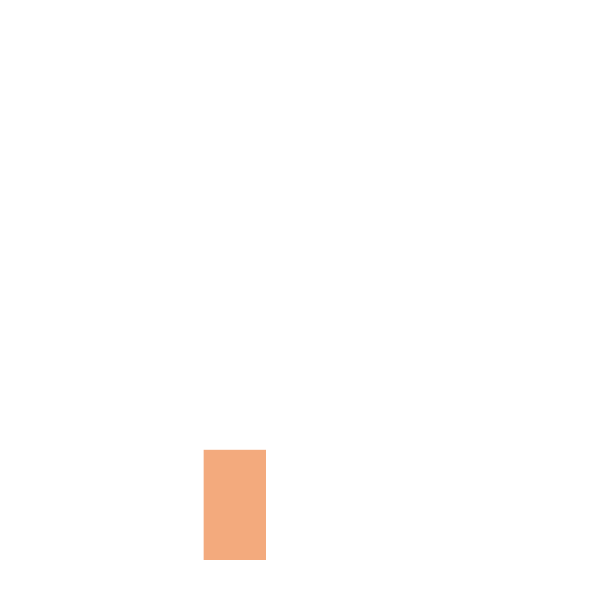
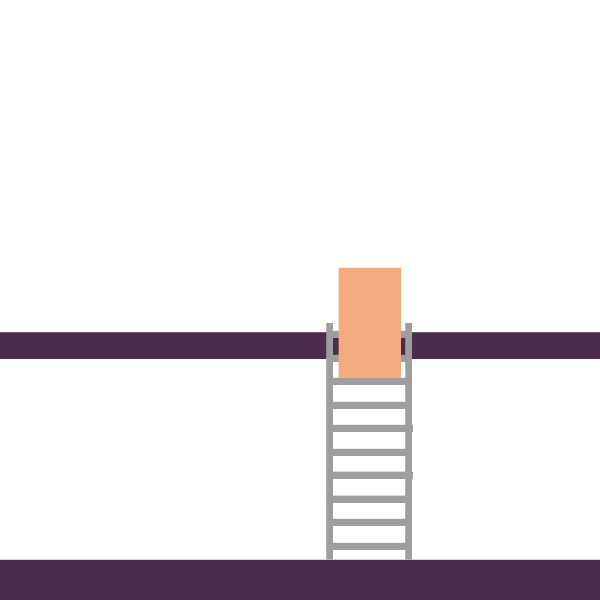
Comparing the layer stacks of the two 600×600 images. Changes:
renamed "Shape 1" to "Bob", painted on it over [left=203, top=267, right=401, bottom=560]
added group "Ladder" (1st of 2) with 25 layers above "Platform" over [left=326, top=323, right=413, bottom=560]
added group "Ladder" (2nd of 2, in "Ladder") with 23 layers in group "Ladder" over [left=326, top=323, right=413, bottom=560]
added group "Group 3" with 21 layers in group "Ladder" over [left=326, top=330, right=413, bottom=550]
added group "Group 2 copy 2" with 6 layers in group "Group 3" over [left=326, top=471, right=410, bottom=550]
added group "Group 1 copy" (1st of 3, in "Ladder" › "Ladder" › "Group 3" › "Group 2 copy 2") with 2 layers in group "Group 2 copy 2" over [left=326, top=518, right=410, bottom=550]
added group "Group 1" (1st of 3, in "Ladder" › "Ladder" › "Group 3" › "Group 2 copy 2") with 2 layers in group "Group 2 copy 2" over [left=326, top=471, right=410, bottom=503]
added group "Group 2 copy" with 6 layers in group "Group 3" over [left=329, top=424, right=413, bottom=503]
added group "Group 1 copy" (2nd of 3, in "Ladder" › "Ladder" › "Group 3" › "Group 2 copy") with 2 layers in group "Group 2 copy" over [left=329, top=471, right=413, bottom=503]
added group "Group 1" (2nd of 3, in "Ladder" › "Ladder" › "Group 3" › "Group 2 copy") with 2 layers in group "Group 2 copy" over [left=329, top=424, right=413, bottom=456]
added group "Group 2" with 6 layers in group "Group 3" over [left=326, top=330, right=410, bottom=409]
added group "Group 1 copy" (3rd of 3, in "Ladder" › "Ladder" › "Group 3" › "Group 2") with 2 layers in group "Group 2" over [left=326, top=377, right=410, bottom=409]
added layer "Platform" above "Ground" over [left=0, top=332, right=600, bottom=359]
added layer "Ground" over [left=0, top=559, right=600, bottom=600]
…and 15 more changes (15 added)
